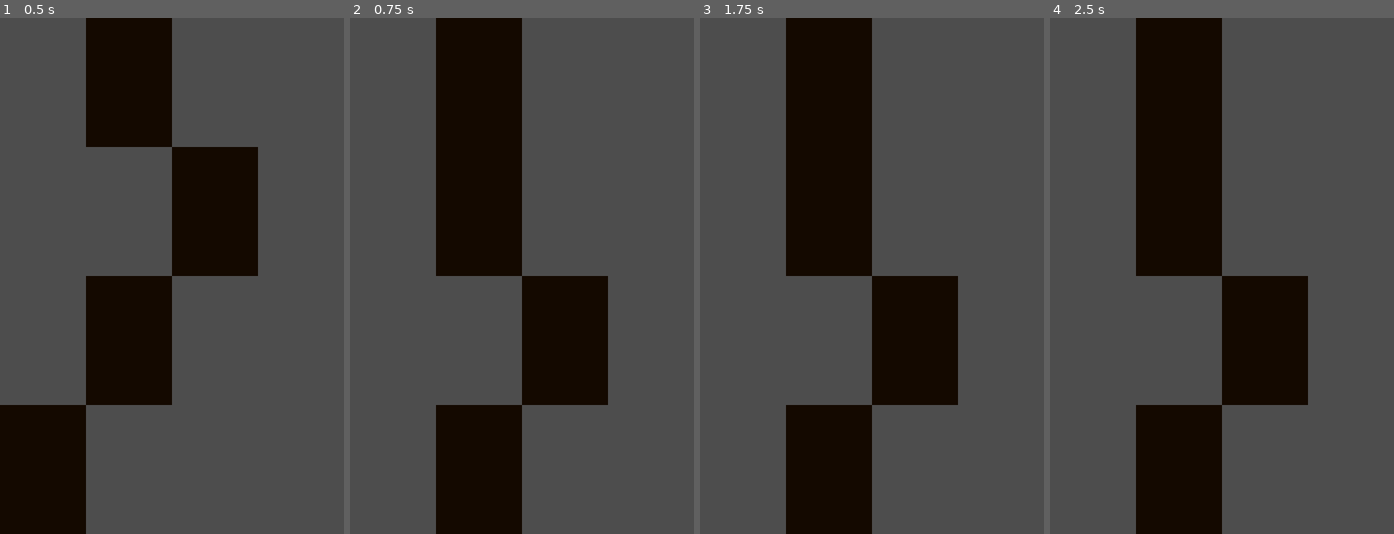
Above: before the commit, frames 1-4 (left to right).
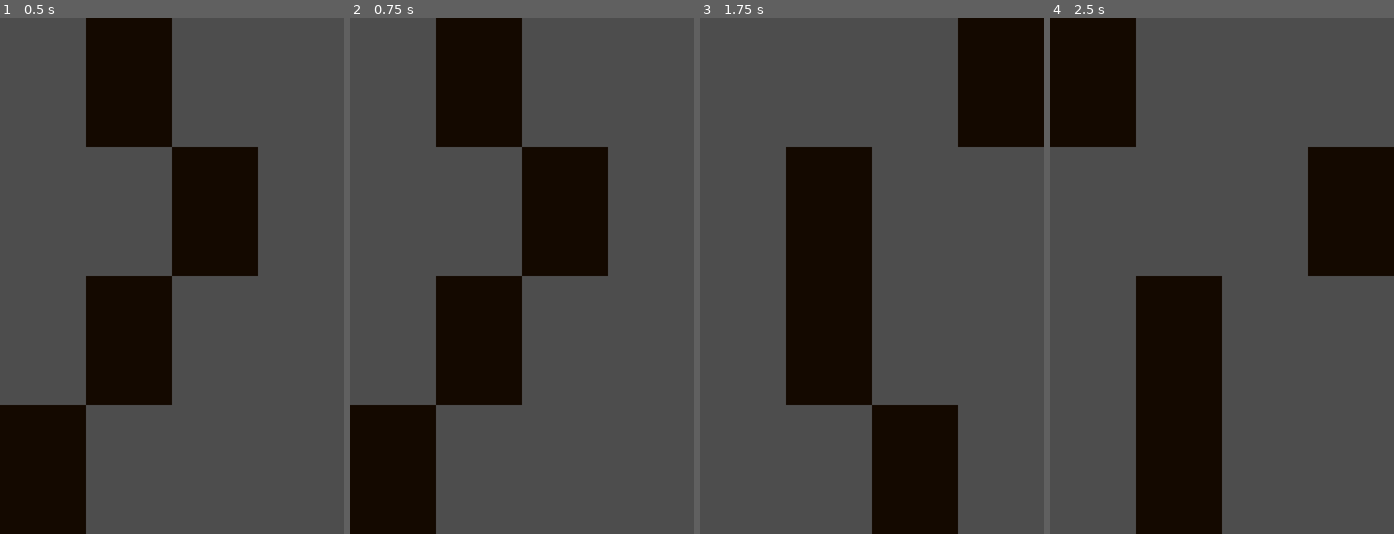
Above: after the commit, the same moments.

Repository: mariusz-tang/godot-piano-tiles
Game: Godot game, scene res://scenes/Main.tscn
Same seed, same stepped clock (60 frames per second), same inputs: the game is played once before the commit and once after it.
Inputs:
- Up to frame 1 (0.5 s): no input
- Up to frame 2 (0.75 s): tap Enter at 0.5 s; hold Space (shift_tiles, bound only before the commit) from 0.53 s (still down)
- Up to frame 3 (1.75 s): tap D (tile_1, bound only after the commit) at 0.8, 1.35 s; release Space (shift_tiles, bound only before the commit) at 1.28 s; tap F (tile_2, bound only after the commit) at 1.55 s
- Up to frame 4 (2.5 s): tap Enter at 2 s; tap F (tile_2, bound only after the commit) at 2.1 s; tap J (tile_3, bound only after the commit) at 2.3 s

Frame 1 is identical in both runs. In frame 2, 38% of the frame differs, in the area x 0-75%, y 25-100%; in frame 3, 38%; in frame 4, 38%.

Commit message:
Add per-tile keybinds

Diff:
--- a/project.godot
+++ b/project.godot
@@ -41,8 +41,23 @@
 
 [input]
 
-shift_tiles={
+tile_1={
 "deadzone": 0.5,
-"events": [Object(InputEventKey,"resource_local_to_scene":false,"resource_name":"","device":0,"window_id":0,"alt_pressed":false,"shift_pressed":false,"ctrl_pressed":false,"meta_pressed":false,"pressed":false,"keycode":0,"physical_keycode":32,"key_label":0,"unicode":0,"echo":false,"script":null)
+"events": [Object(InputEventKey,"resource_local_to_scene":false,"resource_name":"","device":-1,"window_id":0,"alt_pressed":false,"shift_pressed":false,"ctrl_pressed":false,"meta_pressed":false,"pressed":false,"keycode":0,"physical_keycode":68,"key_label":0,"unicode":100,"echo":false,"script":null)
 ]
 }
+tile_2={
+"deadzone": 0.5,
+"events": [Object(InputEventKey,"resource_local_to_scene":false,"resource_name":"","device":-1,"window_id":0,"alt_pressed":false,"shift_pressed":false,"ctrl_pressed":false,"meta_pressed":false,"pressed":false,"keycode":0,"physical_keycode":70,"key_label":0,"unicode":102,"echo":false,"script":null)
+]
+}
+tile_3={
+"deadzone": 0.5,
+"events": [Object(InputEventKey,"resource_local_to_scene":false,"resource_name":"","device":-1,"window_id":0,"alt_pressed":false,"shift_pressed":false,"ctrl_pressed":false,"meta_pressed":false,"pressed":false,"keycode":0,"physical_keycode":74,"key_label":0,"unicode":106,"echo":false,"script":null)
+]
+}
+tile_4={
+"deadzone": 0.5,
+"events": [Object(InputEventKey,"resource_local_to_scene":false,"resource_name":"","device":-1,"window_id":0,"alt_pressed":false,"shift_pressed":false,"ctrl_pressed":false,"meta_pressed":false,"pressed":false,"keycode":0,"physical_keycode":75,"key_label":0,"unicode":107,"echo":false,"script":null)
+]
+}
--- a/scripts/Main.gd
+++ b/scripts/Main.gd
@@ -3,6 +3,7 @@
 
 const _TILE_HEIGHT: int = 720 / 4
 const _TILE_WIDTH: int = 120
+const _TILE_ACTIONS: Array[String] = ["tile_1", "tile_2", "tile_3", "tile_4"]
 
 @export var _tile_scene: PackedScene
 
@@ -15,8 +16,9 @@
 
 
 func _input(event: InputEvent) -> void:
-	if event.is_action_pressed("shift_tiles"):
-		_shift()
+	for action_ix in range(_TILE_ACTIONS.size()):
+		if event.is_action_pressed(_TILE_ACTIONS[action_ix]):
+			_handle_tile_pressed(action_ix)
 
 
 func _generate_initial_tiles() -> void:
@@ -43,6 +45,12 @@
 	_tile_positions.append(position)
 
 
+func _handle_tile_pressed(index: int) -> void:
+	assert(index >= 0 and index <= 3)
+	if _tile_positions[0] == index:
+		_shift()
+
+
 func _shift() -> void:
 	var bottom_tile: Tile = _tiles.pop_front()
 	bottom_tile.queue_free()
@@ -52,7 +60,5 @@
 	for tile_index in range(_tiles.size()):
 		var tile := _tiles[tile_index]
 		var tween := tile.create_tween()
-		var final_position := Vector2(
-			tile.position.x, 720 - _TILE_HEIGHT * (tile_index + 1)
-		)
+		var final_position := Vector2(tile.position.x, 720 - _TILE_HEIGHT * (tile_index + 1))
 		tween.tween_property(tile, "position", final_position, 0.1)
